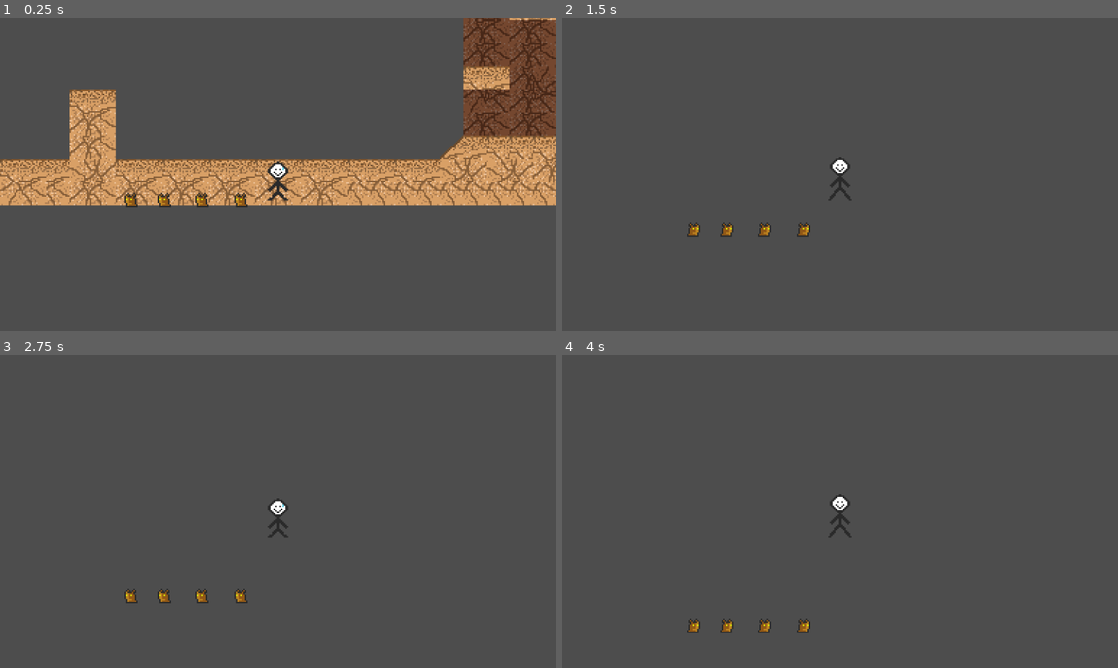
Above: before the commit, frames 1-4 (two rows, left to right).
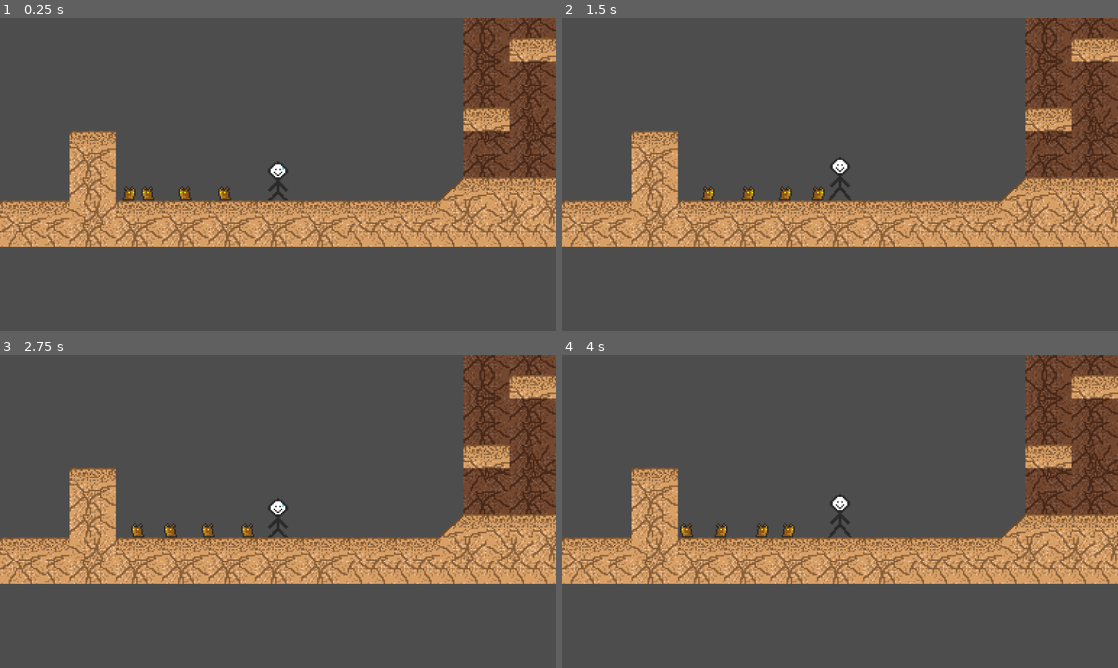
Above: after the commit, the same moments.

Repository: MuffinLazer/Rats-Nest
Game: Godot game, scene res://maps/Nest.tscn
Same seed, same stepped clock (60 frames per second), same inputs: the game is played once before the commit and once after it.
Inputs:
- Up to frame 1 (0.25 s): no input
- Up to frame 2 (1.5 s): no input
- Up to frame 3 (2.75 s): no input
- Up to frame 4 (4 s): no input

The runs differ from the first frame. In frame 1, 32% of the frame differs, in the area x 0-100%, y 0-74%; in frame 2, 27%; in frame 3, 27%; in frame 4, 27%.

Commit message:
FIXED GHTASFG HAG ASJGJSADGJKA SKJGNAKJRG AKJSG JS AJG

Diff:
--- a/Godot/maps/Nest.tscn
+++ b/Godot/maps/Nest.tscn
@@ -8,14 +8,21 @@
 [sub_resource type="TileSetAtlasSource" id="TileSetAtlasSource_pdpbp"]
 texture = ExtResource("1_xkfov")
 0:0/0 = 0
+0:0/0/physics_layer_0/polygon_0/points = PackedVector2Array(-8, -8, -8, 8, 8, 8, 8, -8)
 1:0/0 = 0
+1:0/0/physics_layer_0/polygon_0/points = PackedVector2Array(-8, -8, -8, 8, 8, 8, 8, -8)
 0:1/0 = 0
+0:1/0/physics_layer_0/polygon_0/points = PackedVector2Array(-8, 8, 8, 8, 8, -8, -8, -8)
 1:1/0 = 0
+1:1/0/physics_layer_0/polygon_0/points = PackedVector2Array(-8, 8, 8, 8, 8, -8, -8, -8)
 2:0/0 = 0
+2:0/0/physics_layer_0/polygon_0/points = PackedVector2Array(8, -8, -8, 8, 8, 8, 8, -8)
 2:1/0 = 0
+2:1/0/physics_layer_0/polygon_0/points = PackedVector2Array(8, -8, -8, 8, 8, 8)
 1:2/0 = 0
 0:2/0 = 0
 2:2/0 = 0
+2:2/0/physics_layer_0/polygon_0/points = PackedVector2Array(8, -8, -8, 8, 8, 8)
 
 [sub_resource type="TileSet" id="TileSet_s65ap"]
 physics_layer_0/collision_layer = 1
